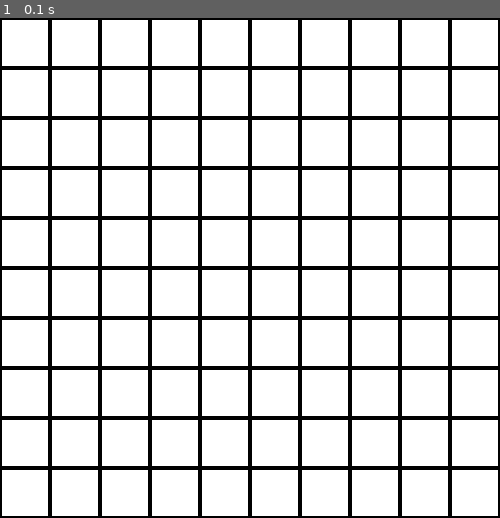
Above: before the commit, frame 1.
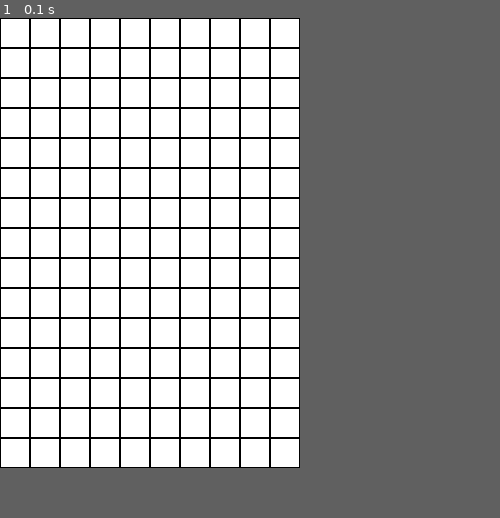
Above: after the commit, the same moment.

Repository: sd18spring/InteractiveProgramming
Game: pygame game, started from diego.py
Same seed, same stepped clock (60 frames per second), same inputs: the game is played once before the commit and once after it.
Inputs:
- Up to frame 1 (0.1 s): no input
In our replay, the window is 500x500 before the commit and 300x450 after it. These sizes can differ from the game's own. Grey fills any space a smaller window leaves; there, only what the larger window draws over its background counts as a difference.

The runs differ from the first frame. In frame 1, 19% of the frame differs, in the area x 0-100%, y 0-100%.

Commit message:
cleaned it up slightly

Diff:
--- a/diego.py
+++ b/diego.py
@@ -13,7 +13,7 @@
 
        # Create an image of the block, and fill it with a color.
        self.image = pygame.Surface([width, height])
-       self.image.fill(color)
+       self.image.fill('BLACK')
        # self.image = pygame.image.load("/path/to/image_file.png") -- use to import image
 
        # Fetch the rectangle object that has the dimensions of the image
@@ -27,22 +27,14 @@
         self.coordinates = coordinates
         self.dimensions = dimensions
         self.color = (0, 0, 0)
-        self.g_cost = None
-        self.h_cost = None
-
-    @property
-    def f_cost(self):
-        if self.g_cost is None or self.h_cost is None:
-            return None
-        return self.g_cost + self.h_cost
 
     def draw(self):
-        line_width = 2
+        line_width = 1  # SPACE BETWEEN CELLS
         rect = pygame.Rect(self.coordinates, self.dimensions)
         pygame.draw.rect(self.draw_screen, self.color, rect, line_width)
 
 class Track_View(object): # code taken from AI toolbox, naomi used it too
-    def __init__(self, width=10, height=10, cell_size=50):
+    def __init__(self, width=15, height=10, cell_size=30):          # width and height are number of cells and are switched
         pygame.init()
         screen_size = (height * cell_size, width * cell_size)
         self.screen = pygame.display.set_mode(screen_size)
